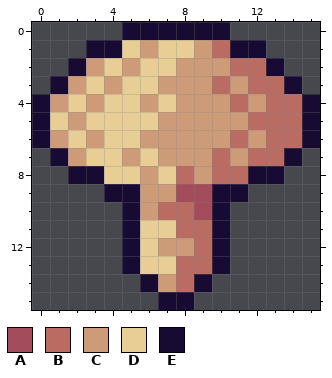
One commit to this pixel-art sprite: Images/Items/mushroomBrown.png. The picture above is the old version.
The file is 16x16 pixels.
Palette (. is transparent): A #a34c5c  B #ba6c62  C #ce9b79  D #e8ce94  E #170a33
The result:
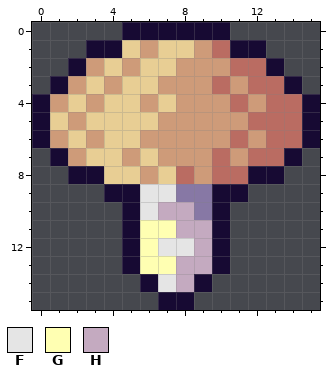
Colours new in this view: F #e5e5e5  G #ffffb2  H #c4aac0
Message: Give all mushrooms white stalks
Change:
@@ palette @@
-A #a34c5c
+A #8778a5
@@ x 4..11 @@
  8 DDCDBCBB
- 9 EECCAAEE
-10 .ECBBAE.
-11 .EDDBBE.
-12 .EDCCBE.
-13 .EDDBBE.
-14 ..ECBE..
+ 9 EEFFAAEE
+10 .EFHHAE.
+11 .EGGHHE.
+12 .EGFFHE.
+13 .EGGHHE.
+14 ..EFHE..
 15 ...EE...
Pixel boxes of the changes (left, top, right, bottom) in both pictures:
changed: (140, 184, 212, 292)
